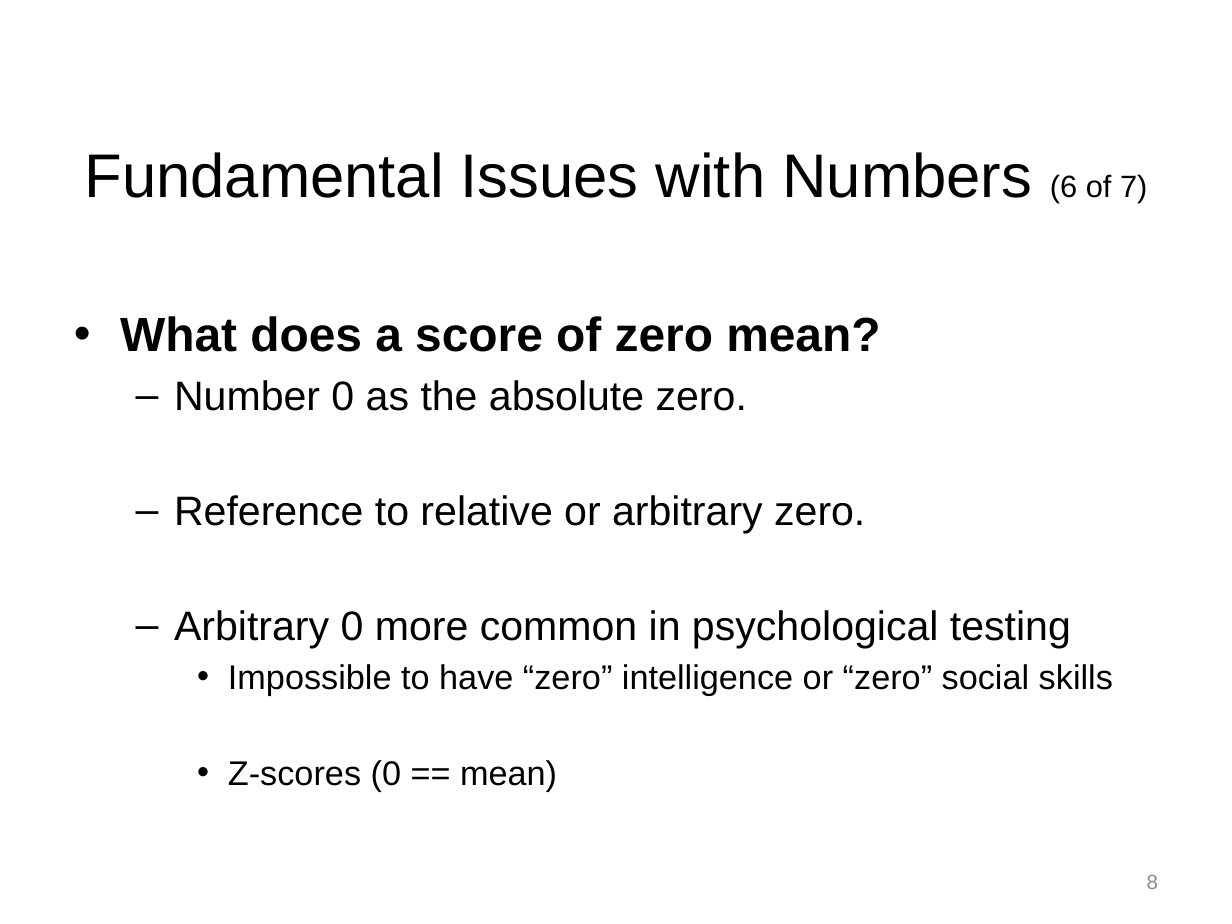
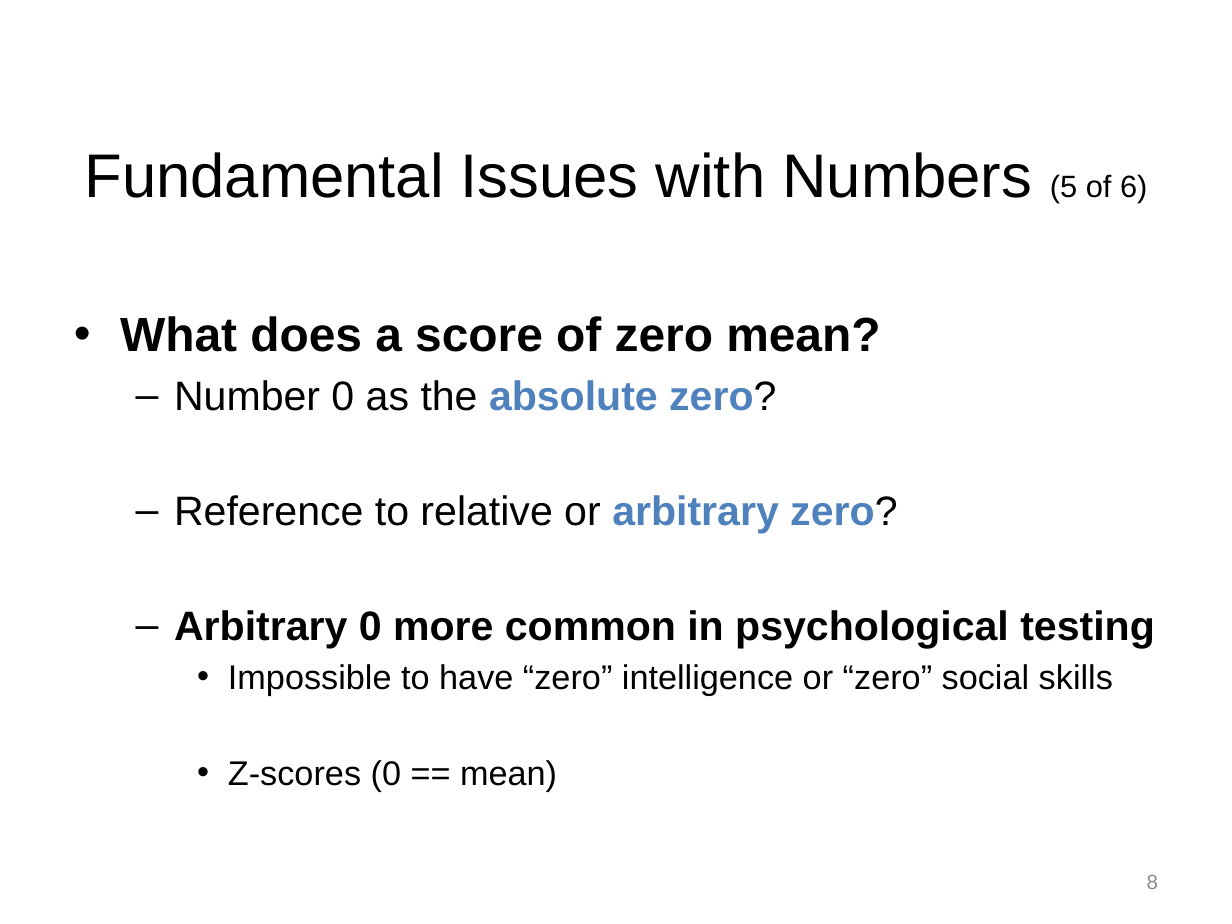
Before and after one commit to npm27/Teaching-Materials, a slide deck: slide 8 of Tests and Eval/Slides/2 Chapter 2.pptx. Drawn at 1232x924 pixels with LibreOffice and Linux fonts; fonts in the diff are those of the drawing. Boxes give left, top, right and bottom in pixels: in the first picture for what was removed or moved away, otherwise in the second. Text is boxed around its words. In the diff, an @@ line names an element or a change of style, - is before the commit and + after.

Commit message:
Update slides

```diff
--- a/Tests and Eval/Slides/2 Chapter 2.pptx
+++ b/Tests and Eval/Slides/2 Chapter 2.pptx
@@ title at box(84, 152, 1147, 203): text changed @@
-Fundamental Issues with Numbers (6 of 7)
+Fundamental Issues with Numbers (5 of 6)
@@ text at box(174, 380, 897, 533): text changed @@
-  – Number 0 as the absolute zero.
-  – Reference to relative or arbitrary zero.
+  – Number 0 as the absolute zero?
+  – Reference to relative or arbitrary zero?
@@ text at box(174, 610, 1155, 648): bold on in "Arbitrary 0 more common in psychological testing" @@
```
Also in this commit, not shown: 10 other slides changed, 1 other file.
